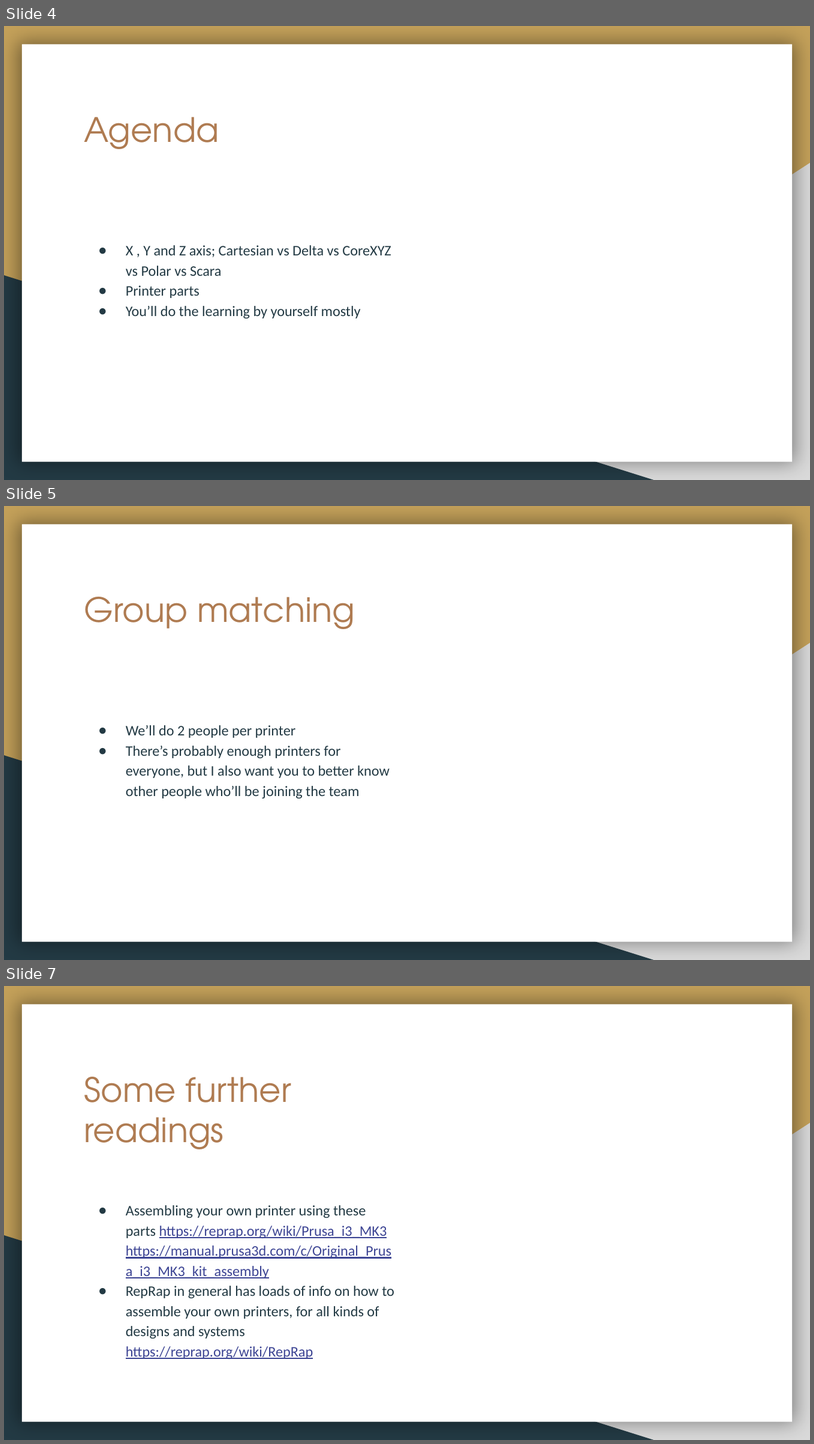
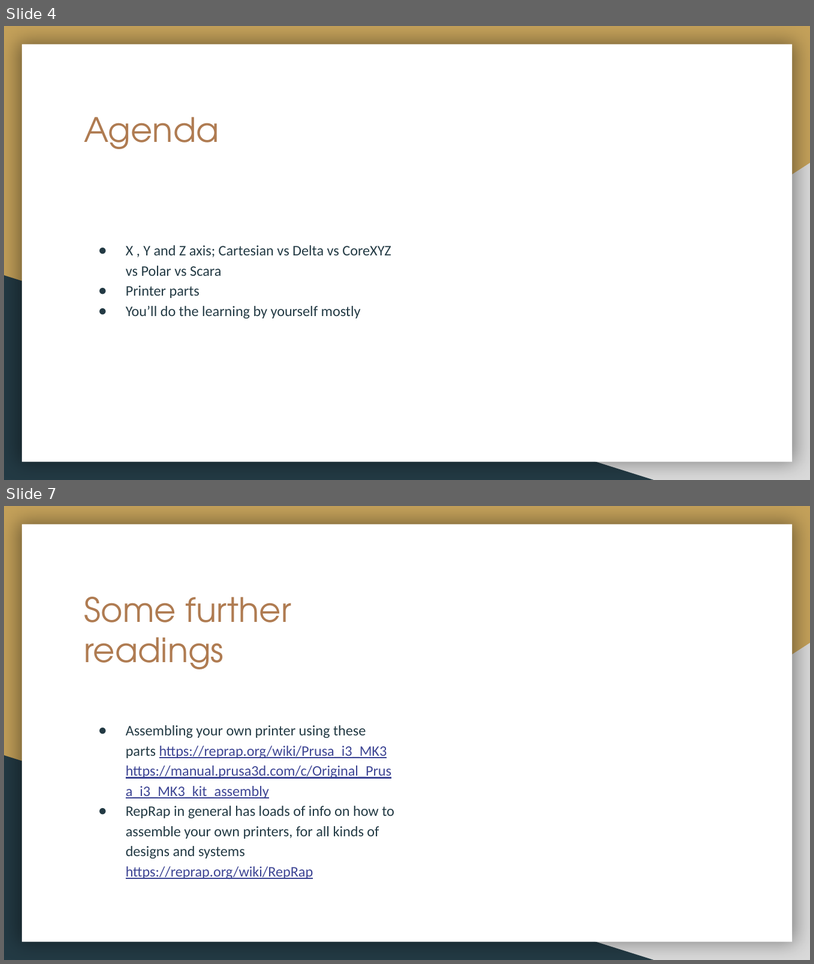
Before and after one commit to AndrewSiew/RapidPrototypingWorkshop, a slide deck: 4/printer components.pptx. Shown one above the other, each under a label of ours: slides 4, 5 and 7 before the commit, slides 4 and 7 after it; the slides between them are not shown. The pictures are 814x1444 and 814x964 pixels, drawn with LibreOffice and Linux fonts; fonts in the diff are those of the drawing. Boxes give left, top, right and bottom in pixels: in the first picture for what was removed or moved away, otherwise in the second. Text is boxed around its words. In the diff, an @@ line names an element or a change of style, - is before the commit and + after.

```diff
--- a/4/printer components.pptx
+++ b/4/printer components.pptx
@@ slide 5 removed at (4,506,810,960), background #C4A15A; not listed: 3 template elements that a slide beside it also shows @@
@@ title removed at (84,597,355,629) @@
-Group matching
@@ text removed at (126,725,390,798) @@
-● We’ll do 2 people per printer
-● There’s probably enough printers for everyone, but I also want you to better know other people who’ll be joining the team
```
Also in this commit, not shown: 1 slide changed, 1 slide added.
